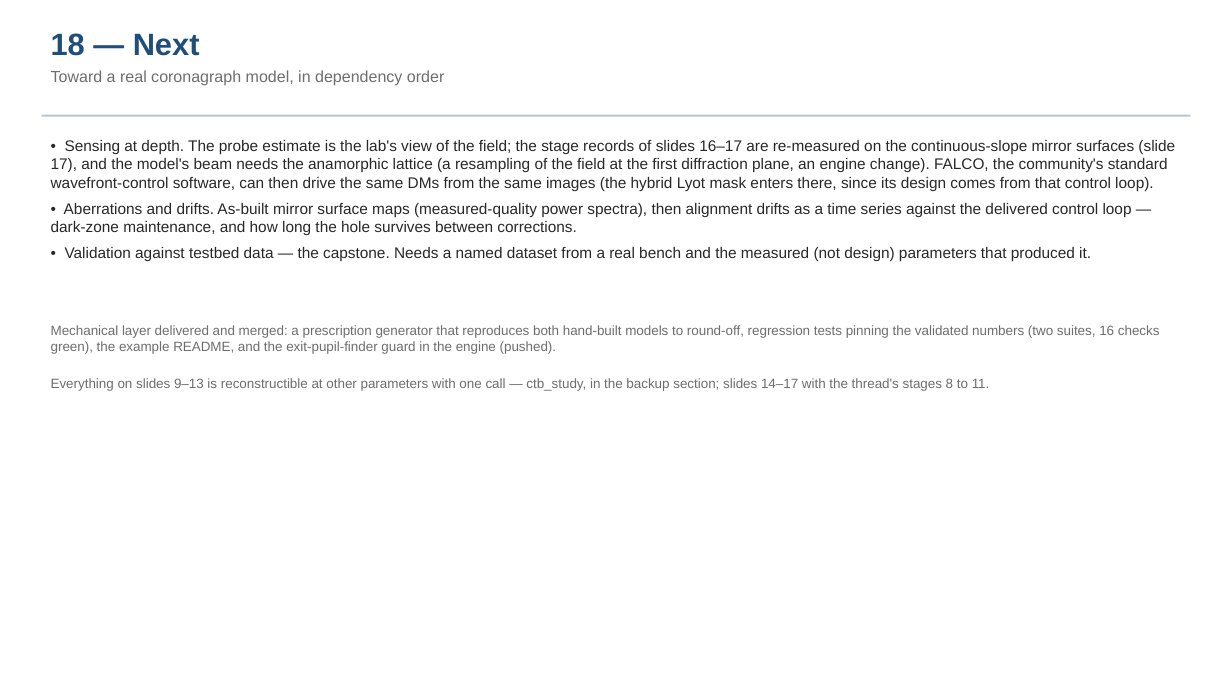
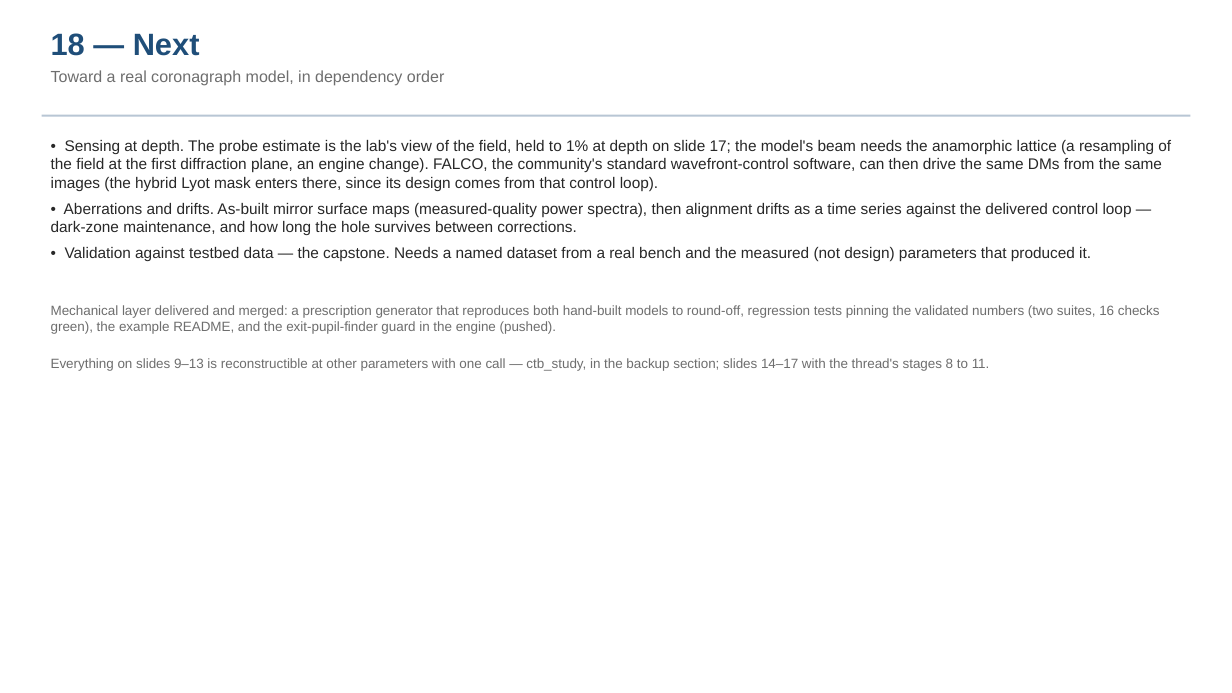
Before and after one commit to nasa-jpl/MACOS_resources, a slide deck: slide 19 of mmacos/templates/30_instruments/bench_ctb/deck_ctb.pptx. Drawn at 1232x693 pixels with LibreOffice and Linux fonts; fonts in the diff are those of the drawing. Boxes give left, top, right and bottom in pixels: in the first picture for what was removed or moved away, otherwise in the second. Text is boxed around its words. In the diff, an @@ line names an element or a change of style, - is before the commit and + after.

```diff
--- a/mmacos/templates/30_instruments/bench_ctb/deck_ctb.pptx
+++ b/mmacos/templates/30_instruments/bench_ctb/deck_ctb.pptx
@@ text at (x1=51, y1=140, x2=1171, y2=191): text changed @@
-• Sensing at depth. The probe estimate is the lab's view of the field; the stage records of slides 16–17 are re-measured on the continuous-slope mirror surfaces (slide 17), and the model's beam needs the anamorphic lattice (a resampling of the field at the first diffraction plane, an engine change). FALCO, the community's standard wavefront-control software, can then drive the same DMs from the same images (the hybrid Lyot mask enters there, since its design comes from that control loop).
+• Sensing at depth. The probe estimate is the lab's view of the field, held to 1% at depth on slide 17; the model's beam needs the anamorphic lattice (a resampling of the field at the first diffraction plane, an engine change). FALCO, the community's standard wavefront-control software, can then drive the same DMs from the same images (the hybrid Lyot mask enters there, since its design comes from that control loop).
@@ text "Mechanical layer delivered and merged: ..." moved from (x1=51, y1=325, x2=1160, y2=354) to (x1=51, y1=305, x2=1160, y2=334) @@
@@ text "Everything on slides 9–13 is ..." moved from (x1=51, y1=378, x2=990, y2=391) to (x1=51, y1=358, x2=990, y2=371) @@
```
Also in this commit, not shown: 3 other slides changed, 24 other files.
